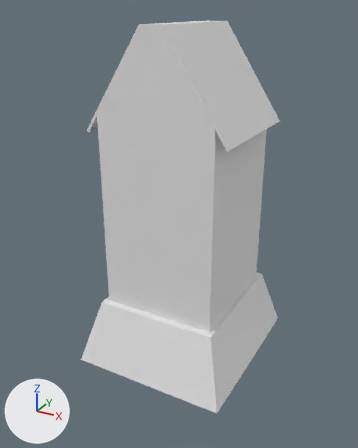
Renders of the FBX model Assets/Colonization/Import/3D/Windmill/FBX_Windmill_02.fbx from each side of a commit.
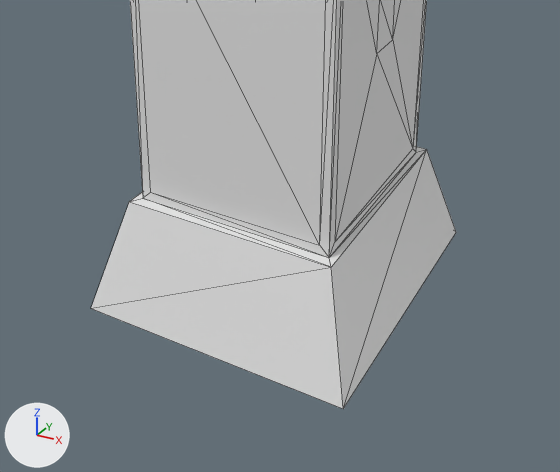
Each version appears first whole from a 50 mm lens placed at (1.97, -3.72, 3.12), pointed at (-0.03, -0.09, 1.3), and next in a close-up on the part from 9% to 93% of the width and 43% to 100% of the height. The axes (+X, +Y, +Z) are drawn at lower left. The lights are the same throughout. The close-ups show mesh edges as thin lines. Where no turn or scale is listed for an object, it has been applied to the vertices.

The first close-up shows 'Windmill_02'.
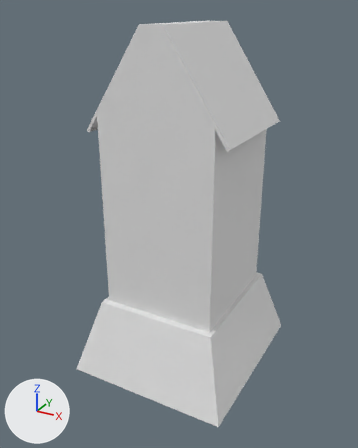
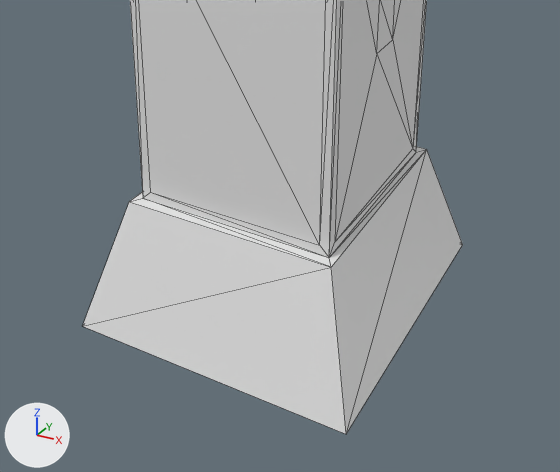
Changed parts and their boxes (x1, y1, x2, y2) in the close-ups (560 x 472 px; the box of a moved part takes in the faces that stretch with it):
'Windmill_02', reshaped: before (91, 0, 456, 409); after (83, 0, 463, 434)
part 1 of me_fbx_windmill_02_001, moved or reshaped: before (91, 149, 456, 409); after (83, 149, 463, 434)

The edits, one by one:
me_fbx_windmill_02_001 has 56 vertices, 102 faces and spans x -0.72..0.72, y -0.79..0.79, z 0.0..3.0.
me_fbx_windmill_02_001 is used by ob_windmill_02; location (0.0, 0.0, 0.0).
Part 1, on me_fbx_windmill_02_001:
Vertex 30 of me_fbx_windmill_02_001 moves from (-0.72, -0.79, 0.0) at pixel (90, 308) to (-0.75, -0.83, -0.1) at pixel (82, 326).
Vertex 31 of me_fbx_windmill_02_001 moves from (-0.72, 0.79, 0.0) to (-0.75, 0.83, -0.1).
Vertex 32 of me_fbx_windmill_02_001 moves from (0.72, -0.79, 0.0) at pixel (343, 408) to (0.75, -0.83, -0.1) at pixel (346, 434).
Vertex 33 of me_fbx_windmill_02_001 moves from (0.72, 0.79, 0.0) at pixel (456, 232) to (0.75, 0.83, -0.1) at pixel (462, 244).
